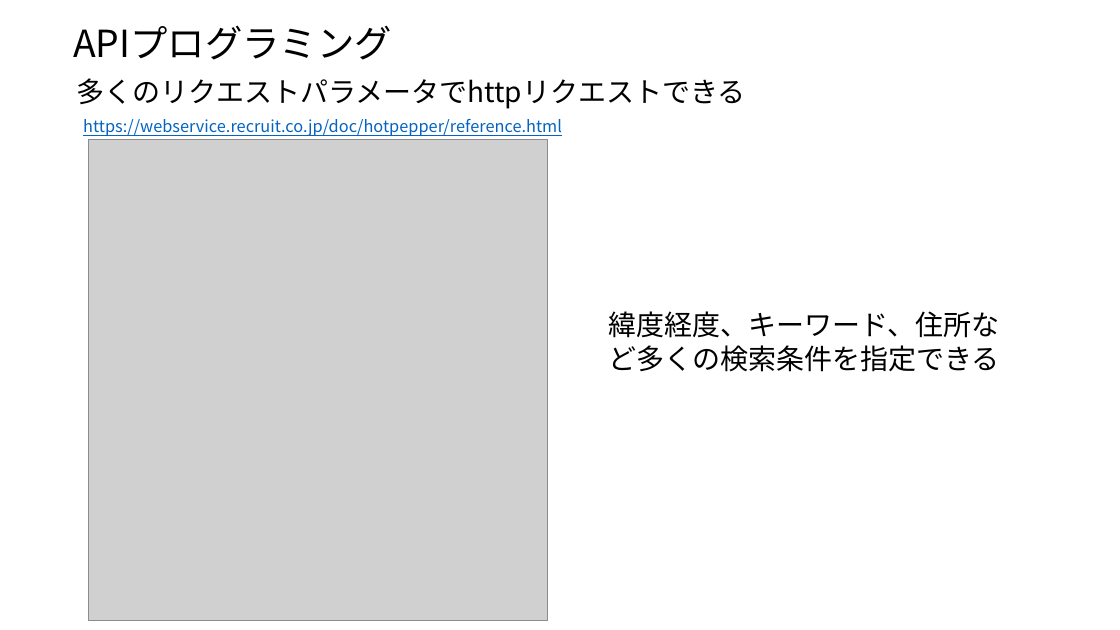
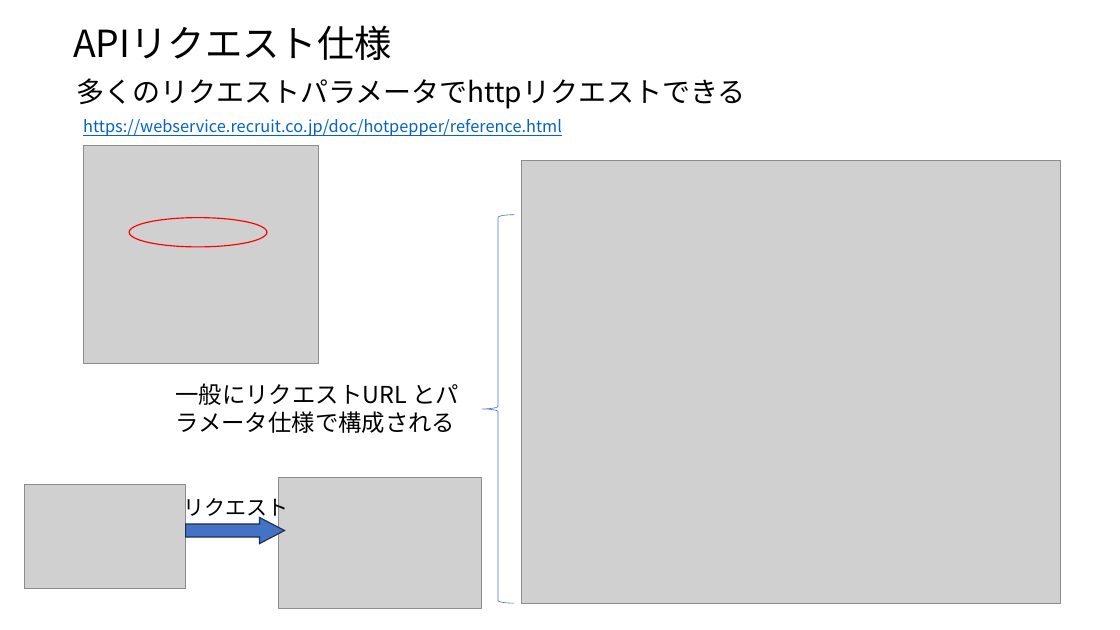
Before and after one commit to ueharaLab/bigdata8_API, a slide deck: slide 21 of bigdata7_API.pptx (slide 20 before the commit). Drawn at 1120x630 pixels with LibreOffice and Linux fonts; fonts in the diff are those of the drawing; grey boxes stand for pictures. Boxes give left, top, right and bottom in pixels: in the first picture for what was removed or moved away, otherwise in the second. Text is boxed around its words. In the diff, an @@ line names an element or a change of style, - is before the commit and + after.

```diff
--- a/bigdata7_API.pptx
+++ b/bigdata7_API.pptx
@@ text at [73,25,392,60]: text changed @@
-APIプログラミング
+APIリクエスト仕様
@@ picture added at [83,145,318,364] @@
@@ picture removed at [88,139,547,620] @@
@@ picture added at [522,160,1061,603] @@
@@ ellipse added at [129,218,267,247], outline #FF0000 1 pt @@
@@ left brace added at [482,215,515,603], outline #4472C4 0.5 pt @@
@@ text removed at [608,311,999,372] @@
-緯度経度、キーワード、住所など多くの検索条件を指定できる
@@ text added at [175,383,459,433], 20 pt, text #000000 @@
+一般にリクエストURL とパラメータ仕様で構成される
@@ picture added at [279,477,482,608] @@
@@ picture added at [24,485,186,589] @@
@@ text added at [184,494,289,520], 18 pt, text #000000 @@
+リクエスト
@@ right arrow added at [186,518,285,544], fill #4472C4, outline #1E3256 1 pt @@
```
Also in this commit, not shown: 7 other slides changed, 7 slides added, 1 slide removed, 8 other files.
